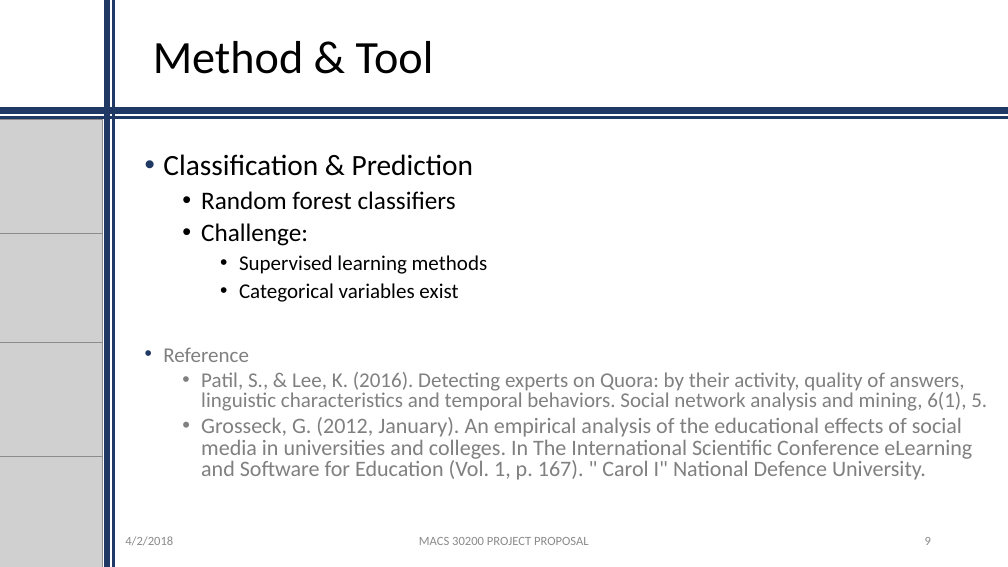
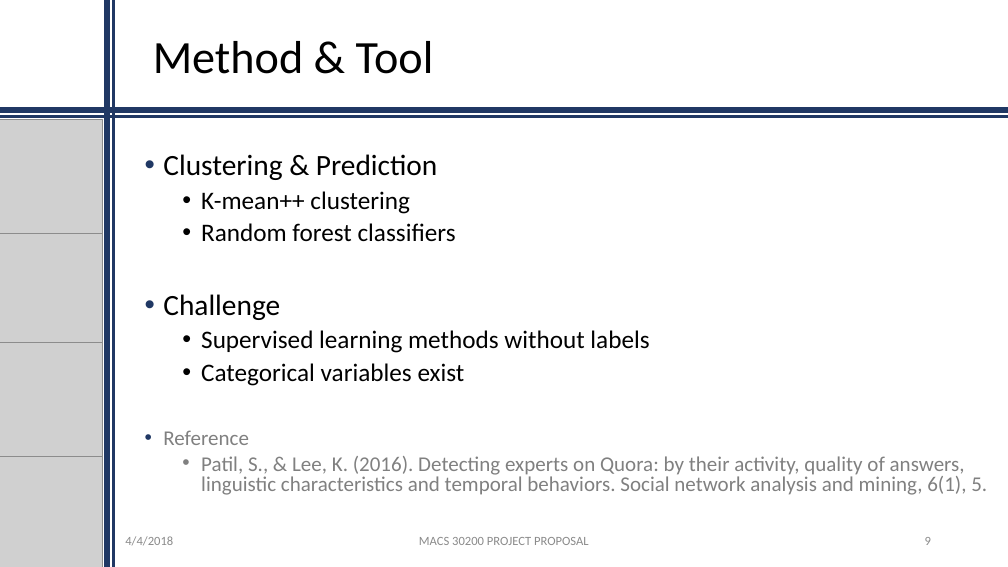
Before and after one commit to ShuyanHuang/MACS30200proj, a slide deck: slide 9 of proposal/MACS30200proj_proposal.pptx. Drawn at 1008x567 pixels with LibreOffice and Linux fonts; fonts in the diff are those of the drawing; grey boxes stand for pictures; background and template pictures are left out. Boxes give left, top, right and bottom in pixels: in the first picture for what was removed or moved away, otherwise in the second. Text is boxed around its words. In the diff, an @@ line names an element or a change of style, - is before the commit and + after.

```diff
--- a/proposal/MACS30200proj_proposal.pptx
+++ b/proposal/MACS30200proj_proposal.pptx
@@ text at (163,154,437,214): text changed @@
-• Classification & Prediction
+• Clustering & Prediction
+  • K-mean++ clustering
@@ text at (163,294,649,353): text changed; size 20 to 24 pt @@
-  • Challenge:
-    • Supervised learning methods
+• Challenge
+  • Supervised learning methods without labels
@@ text at (201,363,465,386): size 20 to 24 pt in "Categorical variables exist"; list level 3 to 2 in "Categorical variables exist" @@
@@ text at (201,417,972,480): paragraph removed @@
-  • Grosseck, G. (2012, January). An empirical analysis of the educational effects of social media in universities and colleges. In The International Scientific Conference eLearning and Software for Education (Vol. 1, p. 167). " Carol I" National Defence University.
@@ text at (125,536,173,545): text changed @@
-4/2/2018
+4/4/2018
```
Also in this commit, not shown: 7 other slides changed, 1 other file.
